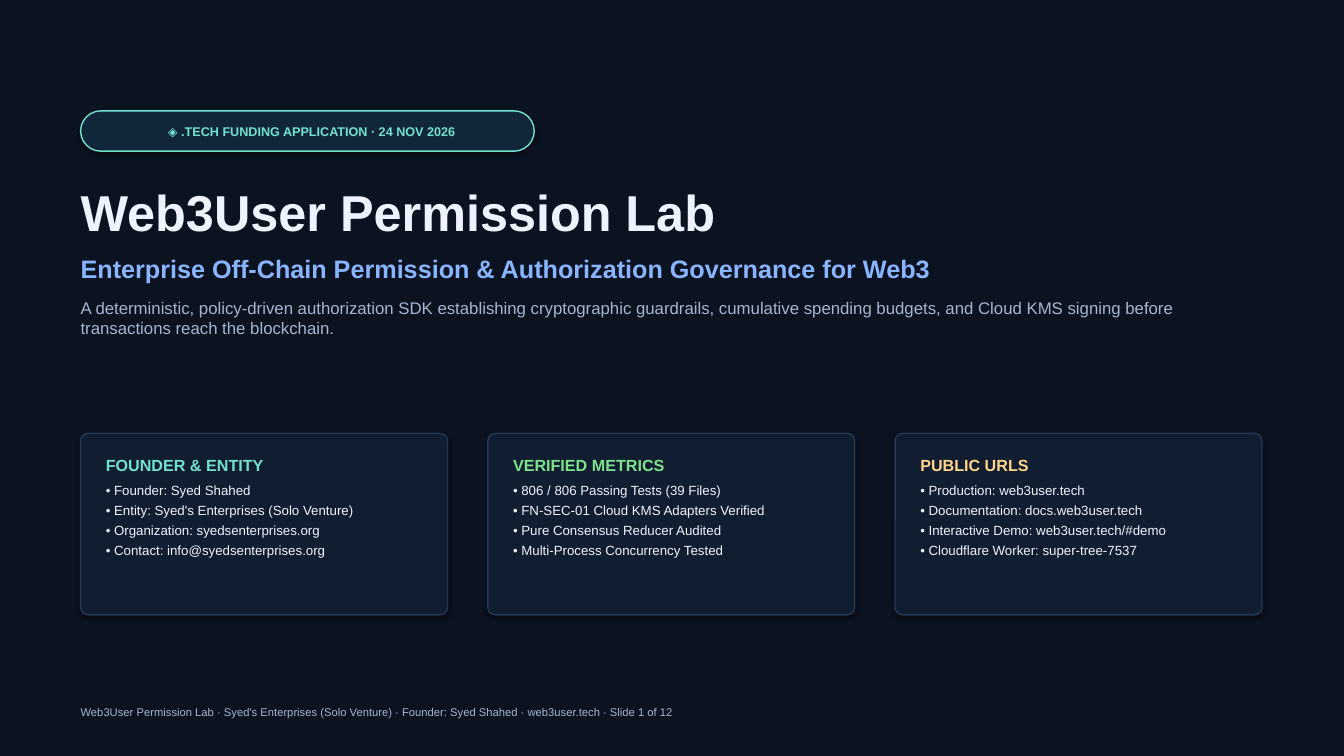
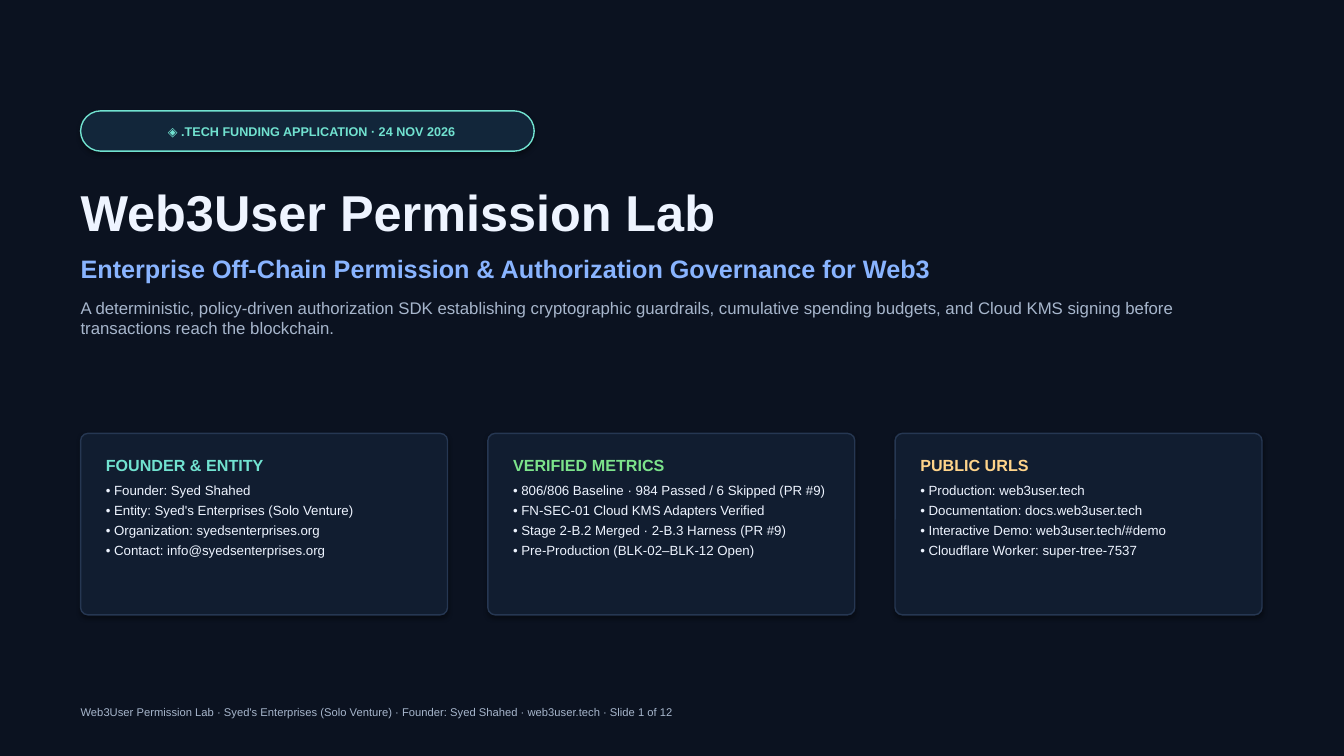
Before and after one commit to syedsenterprises/Web3User-Permission-Lab, a slide deck: slide 1 of funding/application/Web3User-TECH-Funding-Pitch-Deck.pptx. Drawn at 1344x756 pixels with LibreOffice and Linux fonts; fonts in the diff are those of the drawing. Boxes give left, top, right and bottom in pixels: in the first picture for what was removed or moved away, otherwise in the second. Text is boxed around its words. In the diff, an @@ line names an element or a change of style, - is before the commit and + after.

```diff
--- a/funding/application/Web3User-TECH-Funding-Pitch-Deck.pptx
+++ b/funding/application/Web3User-TECH-Funding-Pitch-Deck.pptx
@@ text at <box>521,485,825,498</box>: text changed @@
-• 806 / 806 Passing Tests (39 Files)
+• 806/806 Baseline · 984 Passed / 6 Skipped (PR #9)
@@ text at <box>521,525,786,558</box>: text changed @@
-• Pure Consensus Reducer Audited
-• Multi-Process Concurrency Tested
+• Stage 2-B.2 Merged · 2-B.3 Harness (PR #9)
+• Pre-Production (BLK-02–BLK-12 Open)
```
Also in this commit, not shown: 5 other slides changed, 12 other files.
